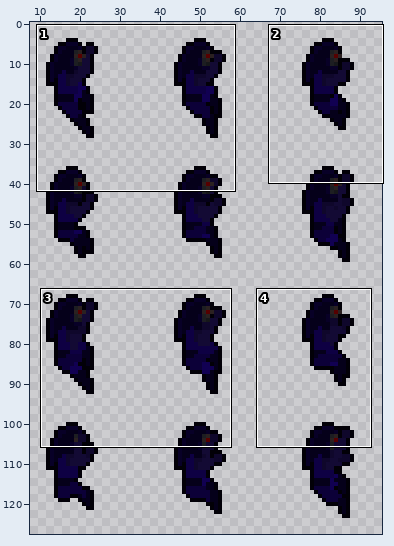
A sprite sheet gets an edit: Assets/Sprites/Player/Player Wall Climb.png. Above: a wide view before the commit, with the close-up outlined.
Close-up. First the earlier version:
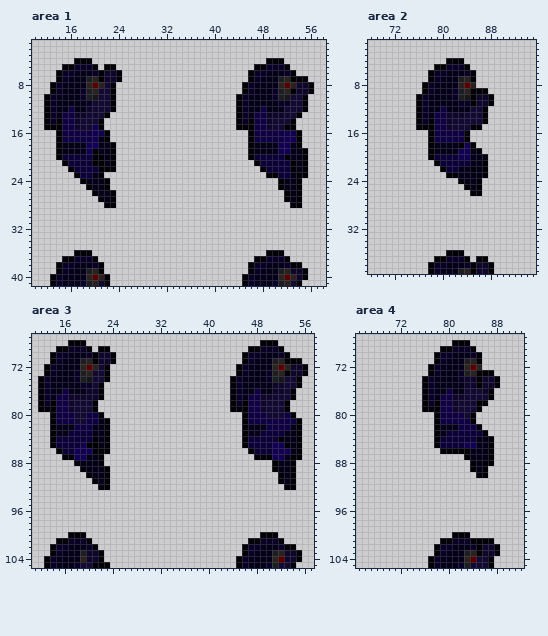
The file is 96x128 pixels. Shown: area 1: x 10..58, y 1..41; area 2: x 68..95, y 1..39; area 3: x 11..57, y 67..105; area 4: x 65..92, y 67..105. The wide view leaves out empty margins.
The same view after the edit:
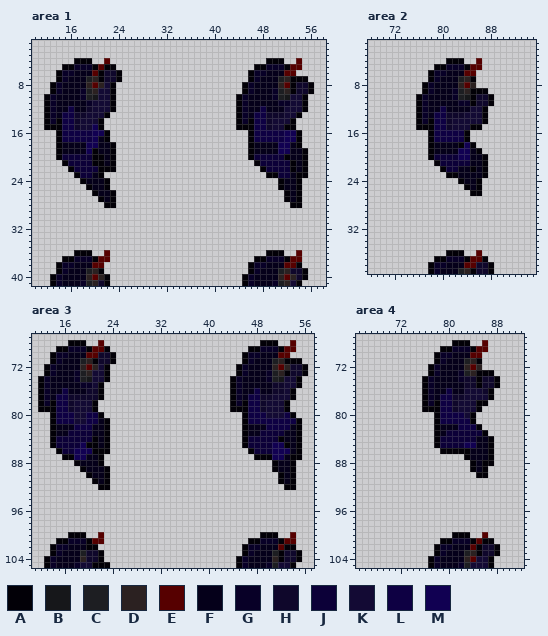
Palette (. is transparent): A #020007  B #16171a  C #1d1e22  D #2b2121  E #560000  F #05001a  G #080027  H #0f072b  J #0c0038  K #130a34  L #0e0043  M #110052
Edits made:
--- area 1
@@ x 10..58 @@
  3 .................................................
- 4 .......AAA.............................AAA.......
- 5 .....AAGGGA.AA.......................AAGGGA......
- 6 ....AGGFFFGAHHA.....................AGGFFFGA.....
+ 4 .......AAA..E..........................AAA..E....
+ 5 .....AAGGGAEAA.......................AAGGGAEE....
+ 6 ....AGGFFFEAHHA.....................AGGFFFEE.....
  7 ....AGFFFCDAHHA.....................AGFFFCDAAA...
- 8 ...AGFFFFDEDKA.....................AGFFFFDEDHHA..
+ 8 ...AGFFFFDEDKA.....................AGFFFFDEAHHA..
  9 ...AGFFFGCDKKA.....................AGFFFGCDAHHA..
@@ x 10..58 @@
 35 .................................................
-36 .......AAA.............................AAA.......
-37 .....AAGGGA..........................AAGGGA......
-38 ....AGGFFFGA........................AGGFFFGAA....
+36 .......AAA..E..........................AAA..E....
+37 .....AAGGGAEE........................AAGGGAEE....
+38 ....AGGFFFEE........................AGGFFFEEA....
 39 ....AGFFFCDA........................AGFFFCDHHA...
--- area 2
@@ x 82..88 @@
  3 .......
- 4 AA.....
- 5 GGA....
- 6 FFGA...
+ 4 AA..E..
+ 5 GGAEE..
+ 6 FFEE...
  7 FCDA...
@@ x 82..88 @@
 35 .......
-36 AA.....
-37 GGA.AA.
-38 FFGAHHA
+36 AA..E..
+37 GGAEEA.
+38 FFEEHHA
 39 FCDAHHA
--- area 3
@@ x 11..57 @@
  67 ...............................................
- 68 ......AAA.............................AAA......
- 69 ....AAGGGA.AA.......................AAGGGA.....
- 70 ...AGGFFFGAHHA.....................AGGFFFGA....
+ 68 ......AAA..E..........................AAA..E...
+ 69 ....AAGGGAEEA.......................AAGGGAEE...
+ 70 ...AGGFFFEEHHA.....................AGGFFFEE....
  71 ...AGFFFCDAHHA.....................AGFFFCDAAA..
@@ x 11..57 @@
  99 ...............................................
-100 ......AAA.............................AAA......
-101 ....AAGGGA..........................AAGGGA.....
-102 ...AGGFFFGA........................AGGFFFGAA...
-103 ...AGFFFCHHA.......................AGFFFCDHHA..
-104 ..AGFFFFDHHA......................AGFFFFDEHHA..
+100 ......AAA..E..........................AAA..E...
+101 ....AAGGGAEE........................AAGGGAEE...
+102 ...AGGFFFAA........................AGGFFFEAA...
+103 ...AGFFFCHHA.......................AGFFFCAHHA..
+104 ..AGFFFFDHHA......................AGFFFFDAHHA..
 105 ..AGFFFGKKAAA.....................AGFFFGCKKA...
--- area 4
@@ x 82..88 @@
  67 .......
- 68 AA.....
- 69 GGA....
- 70 FFGA...
+ 68 AA..E..
+ 69 GGAEE..
+ 70 FFEE...
  71 FCDA...
@@ x 82..88 @@
  99 .......
-100 AA.....
-101 GGAAAA.
-102 FFGAHHA
+100 AA..E..
+101 GGAEAA.
+102 FFEAHHA
 103 FCDAHHA
